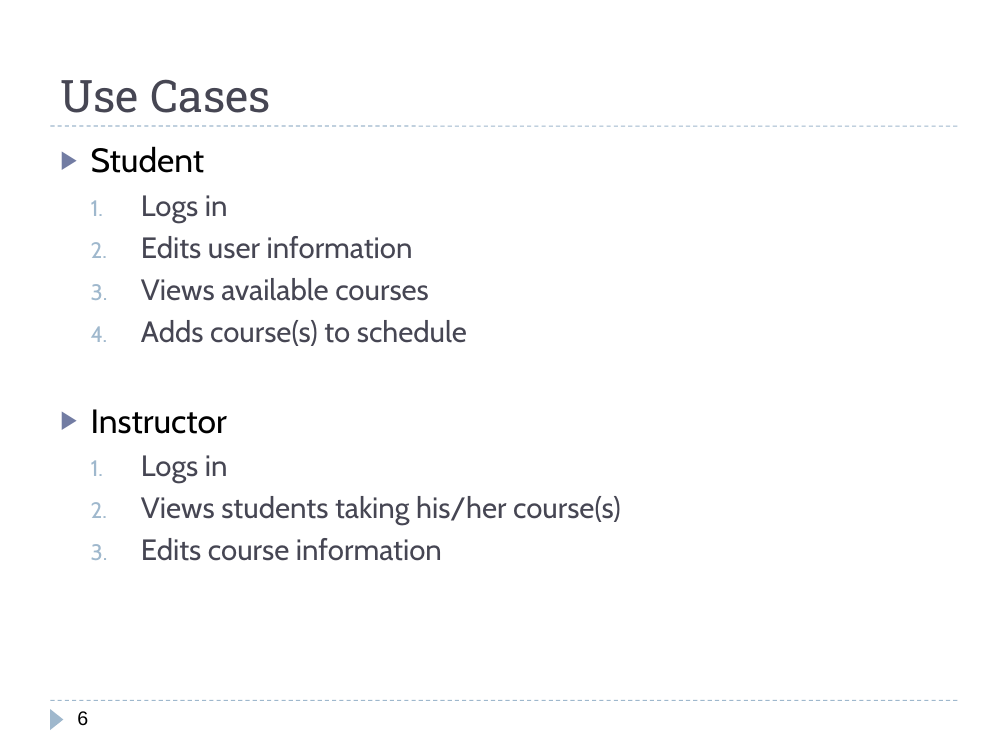
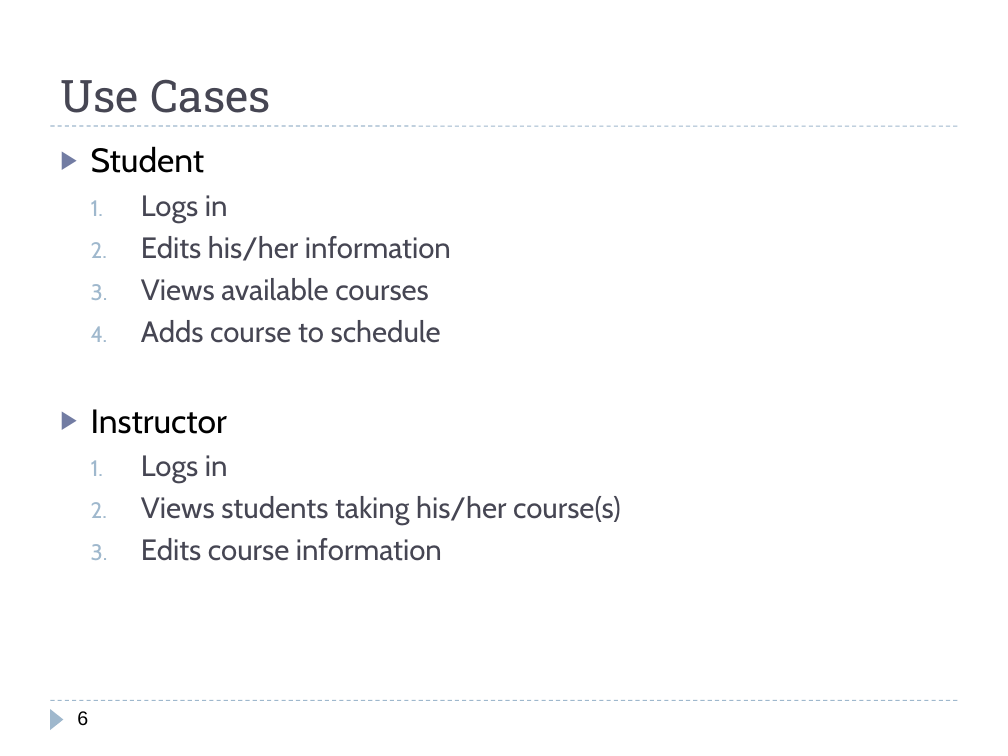
Before and after one commit to Polo08816/AdWebDevProjectRepo, a slide deck: slide 6 of Documents/Presentation.pptx. Drawn at 1008x756 pixels with LibreOffice and Linux fonts; fonts in the diff are those of the drawing. Boxes give left, top, right and bottom in pixels: in the first picture for what was removed or moved away, otherwise in the second. Text is boxed around its words. In the diff, an @@ line names an element or a change of style, - is before the commit and + after.

```diff
--- a/Documents/Presentation.pptx
+++ b/Documents/Presentation.pptx
@@ text at box(141, 236, 451, 261): text changed @@
-  2. Edits user information
+  2. Edits his/her information
@@ text at box(141, 320, 441, 343): text changed @@
-  4. Adds course(s) to schedule
+  4. Adds course to schedule
```
Also in this commit, not shown: 3 other slides changed.
